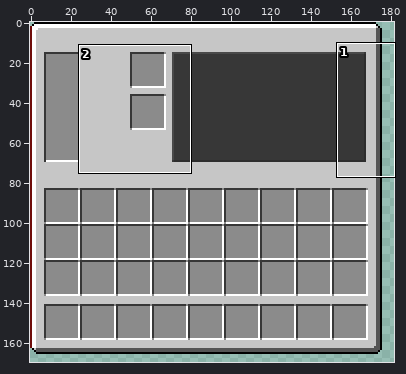
Edited in one commit: pixel-art file (ase_textures/sentry_turret.aseprite). The picture above shows the old version from afar; the outline marks the close-up.
Close-up. Before the commit:
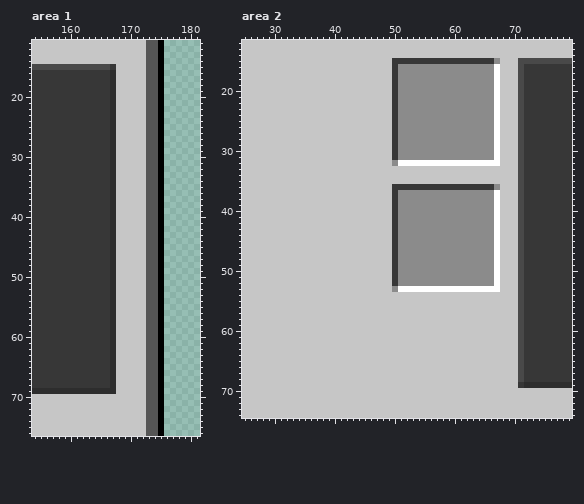
256x256 pixels, 1 frame. Shown: area 1: x 154..181, y 11..76; area 2: x 25..79, y 12..74. The wide view leaves out empty margins.
Now the later version:
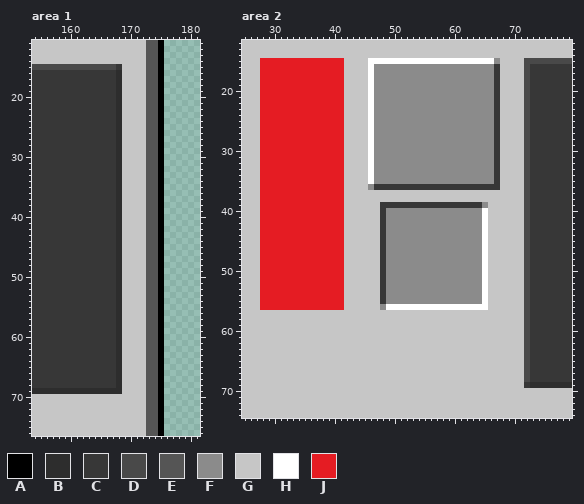
Palette (. is transparent): A #000000  B #2d2d2d  C #373737  D #494949  E #555555  F #8b8b8b  G #c6c6c6  H #ffffff  J #e51c23
From the commit log: Make sentry deployable Add respawn time for sentry after dying Make spawn consume biomass
The exact change:
Changed rows in their new state; - is an unchanged pixel.
Area 1:
first column x 167:
15 DC
16 CB
17 CB
18 CB
19 CB
20 CB
21 CB
22 CB
23 CB
24 CB
25 CB
26 CB
27 CB
28 CB
29 CB
30 CB
31 CB
32 CB
33 CB
34 CB
35 CB
36 CB
37 CB
38 CB
39 CB
40 CB
41 CB
42 CB
43 CB
44 CB
45 CB
46 CB
47 CB
48 CB
49 CB
50 CB
51 CB
52 CB
53 CB
54 CB
55 CB
56 CB
57 CB
58 CB
59 CB
60 CB
61 CB
62 CB
63 CB
64 CB
65 CB
66 CB
67 CB
68 CB
69 -B
Area 2:
first column x 28:
15 JJJJJJJJJJJJJJ----HHHHHHHHHHHHHHHHHHHHH----G-
16 JJJJJJJJJJJJJJ----HFFFF----------------C---GD
17 JJJJJJJJJJJJJJ----HFFFF----------------C---GD
18 JJJJJJJJJJJJJJ----HFFFF----------------C---GD
19 JJJJJJJJJJJJJJ----HFFFF----------------C---GD
20 JJJJJJJJJJJJJJ----HFFFF----------------C---GD
21 JJJJJJJJJJJJJJ----HFFFF----------------C---GD
22 JJJJJJJJJJJJJJ----HFFFF----------------C---GD
23 JJJJJJJJJJJJJJ----HFFFF----------------C---GD
24 JJJJJJJJJJJJJJ----HFFFF----------------C---GD
25 JJJJJJJJJJJJJJ----HFFFF----------------C---GD
26 JJJJJJJJJJJJJJ----HFFFF----------------C---GD
27 JJJJJJJJJJJJJJ----HFFFF----------------C---GD
28 JJJJJJJJJJJJJJ----HFFFF----------------C---GD
29 JJJJJJJJJJJJJJ----HFFFF----------------C---GD
30 JJJJJJJJJJJJJJ----HFFFF----------------C---GD
31 JJJJJJJJJJJJJJ----HFFFF----------------C---GD
32 JJJJJJJJJJJJJJ----HFFF-FFFFFFFFFFFFFFFFC---GD
33 JJJJJJJJJJJJJJ----HFFFFFFFFFFFFFFFFFFFFC---GD
34 JJJJJJJJJJJJJJ----HFFFFFFFFFFFFFFFFFFFFC---GD
35 JJJJJJJJJJJJJJ----HFFFFFFFFFFFFFFFFFFFFC---GD
36 JJJJJJJJJJJJJJ----FCCC-----------------C---GD
37 JJJJJJJJJJJJJJ--------GGGGGGGGGGGGGGGGGG---GD
38 JJJJJJJJJJJJJJ--------GGGGGGGGGGGGGGGGGG---GD
39 JJJJJJJJJJJJJJ------CC-CCCCCCCCCCCCCC-GG---GD
40 JJJJJJJJJJJJJJ------CFF--------------HGG---GD
41 JJJJJJJJJJJJJJ------CFF--------------HGG---GD
42 JJJJJJJJJJJJJJ------CFF--------------HGG---GD
43 JJJJJJJJJJJJJJ------CFF--------------HGG---GD
44 JJJJJJJJJJJJJJ------CFF--------------HGG---GD
45 JJJJJJJJJJJJJJ------CFF--------------HGG---GD
46 JJJJJJJJJJJJJJ------CFF--------------HGG---GD
47 JJJJJJJJJJJJJJ------CFF--------------HGG---GD
48 JJJJJJJJJJJJJJ------CFF--------------HGG---GD
49 JJJJJJJJJJJJJJ------CFF--------------HGG---GD
50 JJJJJJJJJJJJJJ------CFF--------------HGG---GD
51 JJJJJJJJJJJJJJ------CFF--------------HGG---GD
52 JJJJJJJJJJJJJJ------CFF--------------HGG---GD
53 JJJJJJJJJJJJJJ------CF-FFFFFFFFFFFFFF-GG---GD
54 JJJJJJJJJJJJJJ------CFFFFFFFFFFFFFFFFH-----GD
55 JJJJJJJJJJJJJJ------CFFFFFFFFFFFFFFFFH-----GD
56 JJJJJJJJJJJJJJ------FHHHHHHHHHHHHHHHHH-----GD
57 -------------------------------------------GD
58 -------------------------------------------GD
59 -------------------------------------------GD
60 -------------------------------------------GD
61 -------------------------------------------GD
62 -------------------------------------------GD
63 -------------------------------------------GD
64 -------------------------------------------GD
65 -------------------------------------------GD
66 -------------------------------------------GD
67 -------------------------------------------GD
68 -------------------------------------------GD
69 -------------------------------------------GC
Where, in picture pixels (left, top, right, bottom), the same in both close-ups:
changed: (110, 64, 122, 394)
changed: (260, 58, 344, 310)
changed: (368, 58, 530, 388)
